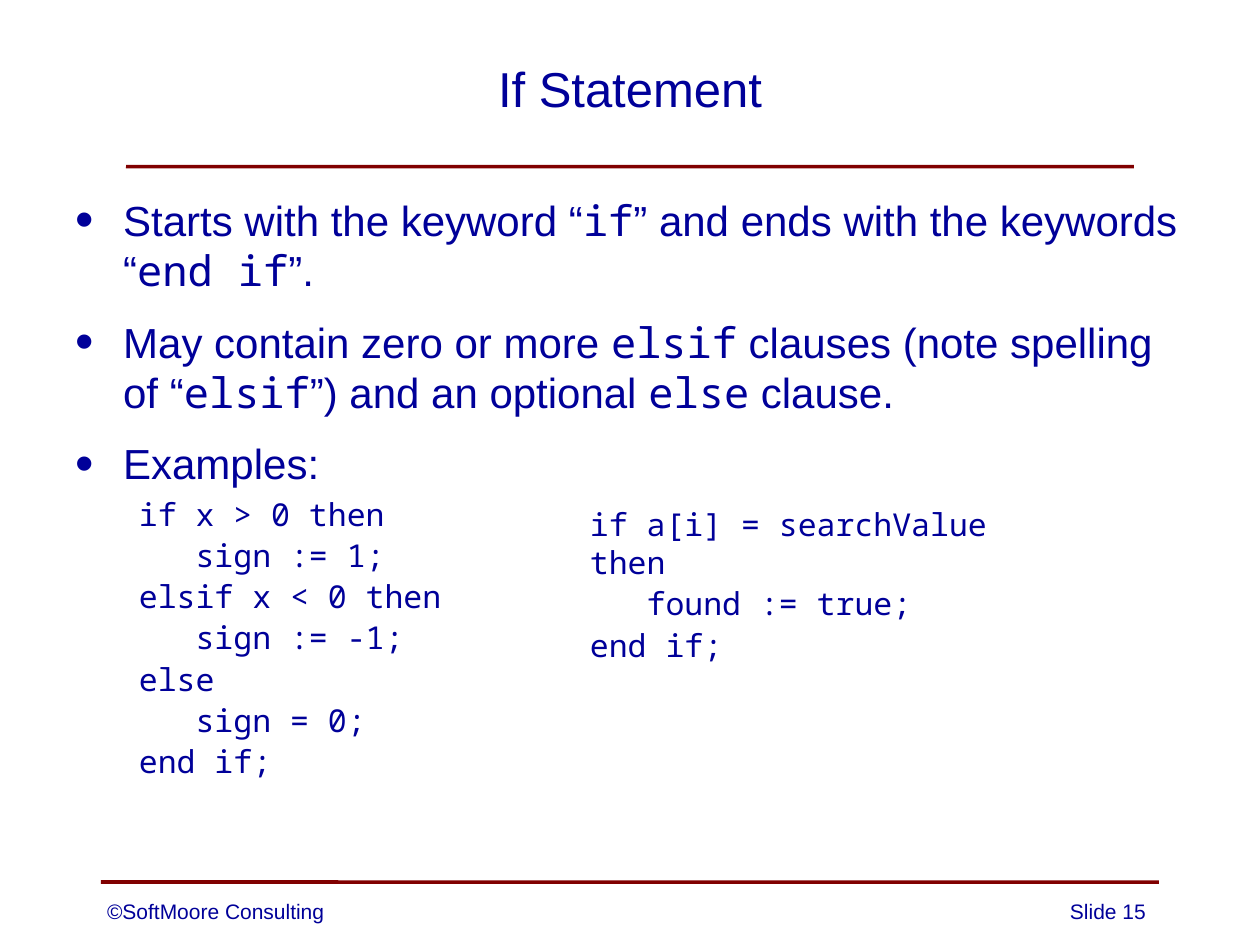
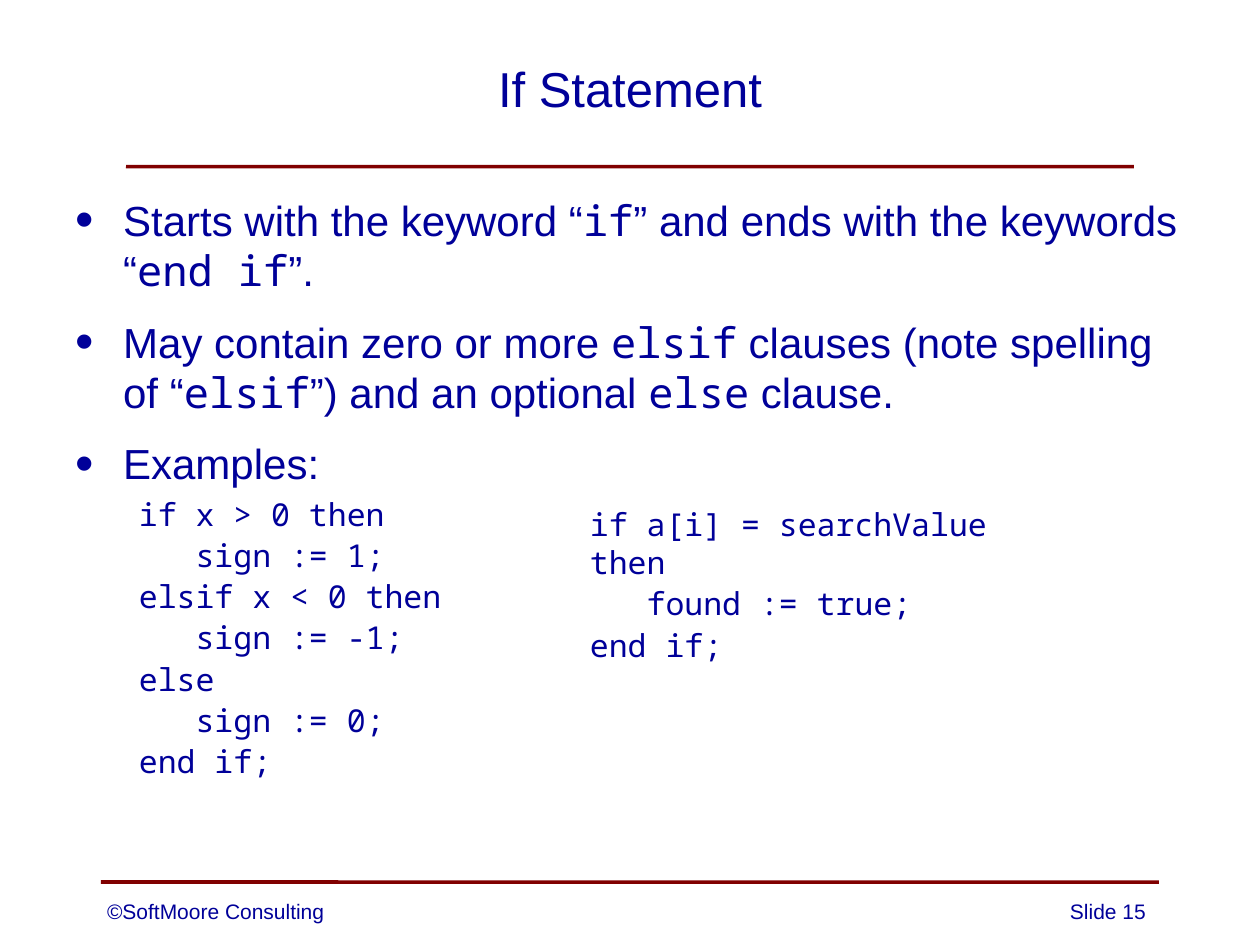
Before and after one commit to SoftMoore/CPRL, a slide deck: slide 15 of PowerPoint Slides/04 - Definition of CPRL.pptx. Drawn at 1260x945 pixels with LibreOffice and Linux fonts; fonts in the diff are those of the drawing. Boxes give left, top, right and bottom in pixels: in the first picture for what was removed or moved away, otherwise in the second. Text is boxed around its words. In the diff, an @@ line names an element or a change of style, - is before the commit and + after.

```diff
--- a/PowerPoint Slides/04 - Definition of CPRL.pptx
+++ b/PowerPoint Slides/04 - Definition of CPRL.pptx
@@ text at [196, 708, 385, 740]: text changed @@
-  sign = 0;
+  sign := 0;
```
Also in this commit, not shown: 1 other slide changed, 7 other files.
